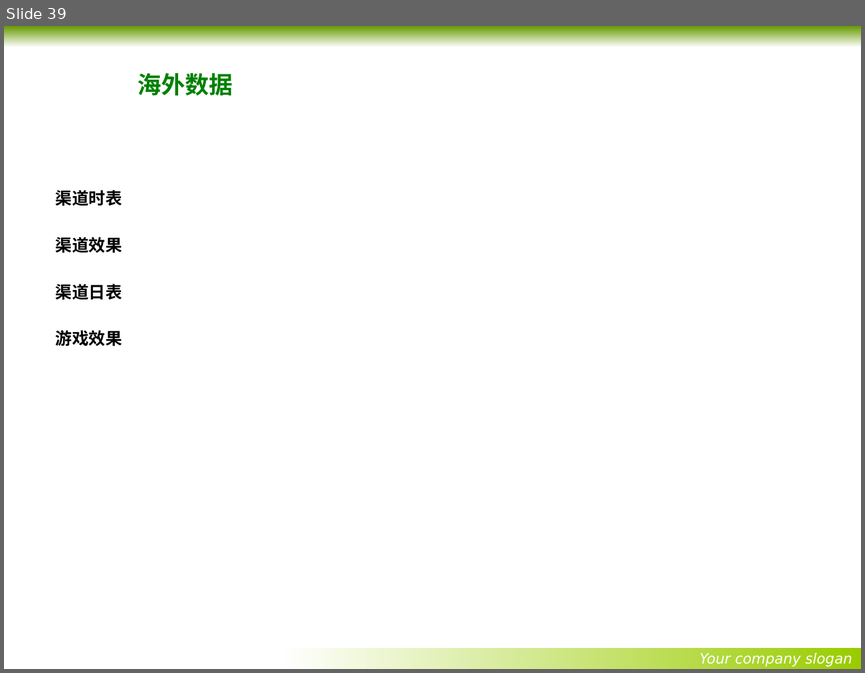
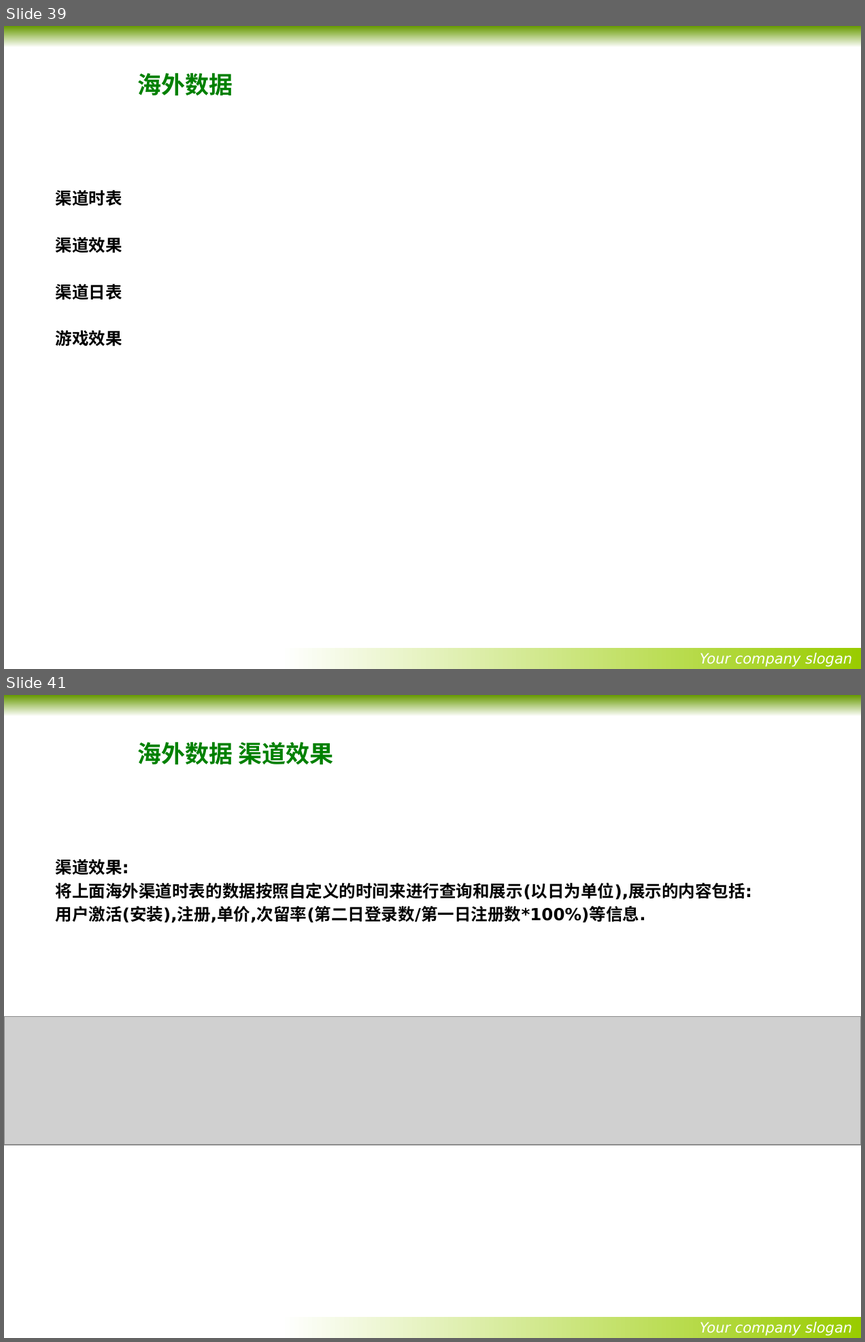
Before and after one commit to wangxiqunlucky/x-mind, a slide deck: youyun/优云项目讲解内容-最终正式版.pptx. Shown one above the other, each under a label of ours: slide 39 before the commit, slides 39 and 41 after it; the slides between them are not shown. The pictures are 865x673 and 865x1342 pixels, drawn with LibreOffice and Linux fonts; fonts in the diff are those of the drawing; grey boxes stand for pictures; background and template pictures are left out. Boxes give left, top, right and bottom in pixels: in the first picture for what was removed or moved away, otherwise in the second. Text is boxed around its words. In the diff, an @@ line names an element or a change of style, - is before the commit and + after.

Commit message:
2017年4月17日01:11:21
完成优云项目思维导图和ppt,还差数据库关系

```diff
--- a/youyun/优云项目讲解内容-最终正式版.pptx
+++ b/youyun/优云项目讲解内容-最终正式版.pptx
@@ slide 41 added at [4, 695, 861, 1338], background picture (left out); not listed: 2 template elements that a slide beside it also shows @@
@@ title added at [137, 742, 333, 764], 20 pt, text #008000, bold @@
+海外数据 渠道效果
@@ text added at [56, 859, 752, 923], 14 pt, text #000000, bold @@
+渠道效果:
+将上面海外渠道时表的数据按照自定义的时间来进行查询和展示(以日为单位),展示的内容包括:
+用户激活(安装),注册,单价,次留率(第二日登录数/第一日注册数*100%)等信息.
@@ picture added at [4, 1016, 861, 1145] @@
```
Also in this commit, not shown: 1 slide changed, 15 other slides added, 7 slides removed, 1 other file.
